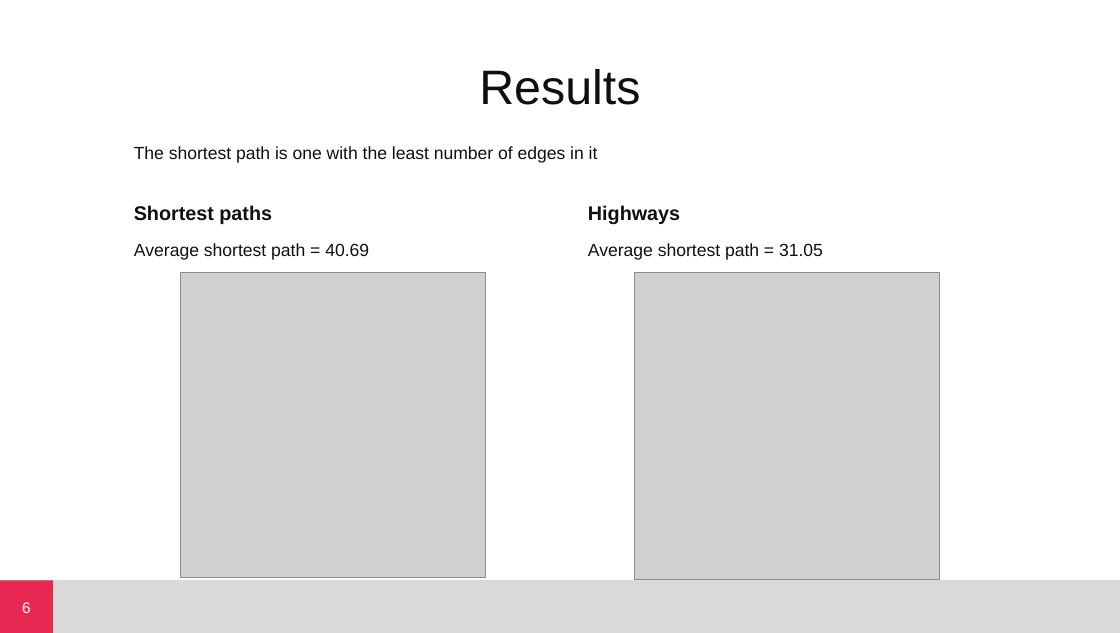
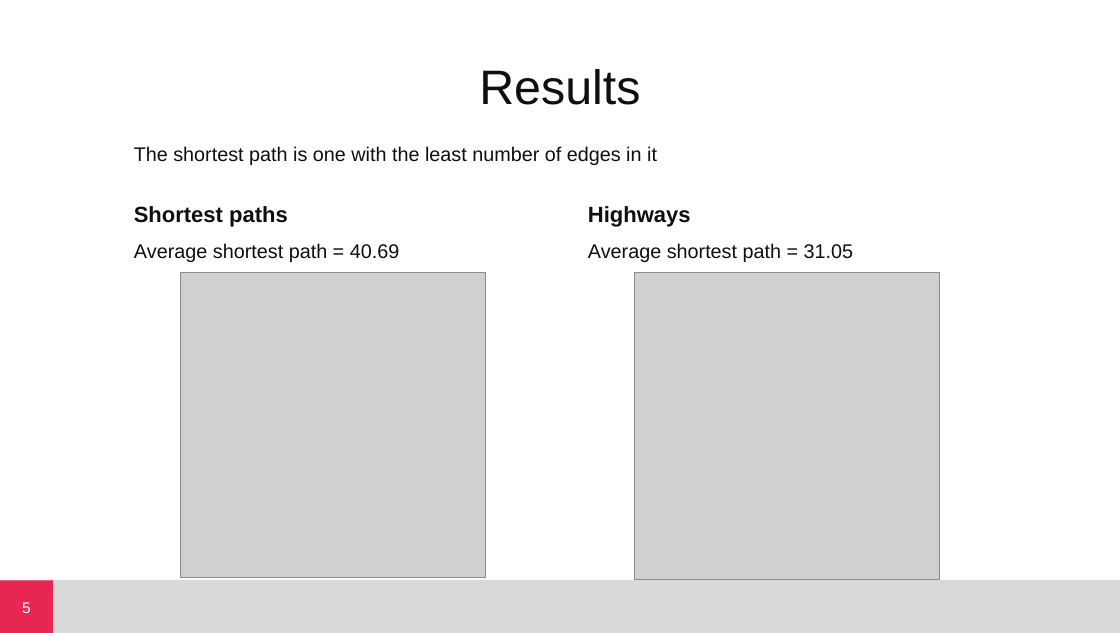
Before and after one commit to zlxxo/NetSci_Project, a slide deck: slide 5 of presentation.pptx (slide 6 before the commit). Drawn at 1120x633 pixels with LibreOffice and Linux fonts; fonts in the diff are those of the drawing; grey boxes stand for pictures; background and template pictures are left out. Boxes give left, top, right and bottom in pixels: in the first picture for what was removed or moved away, otherwise in the second. Text is boxed around its words. In the diff, an @@ line names an element or a change of style, - is before the commit and + after.

Commit message:
format presentation, extend methodology

```diff
--- a/presentation.pptx
+++ b/presentation.pptx
@@ text "Shortest paths" at (x1=134, y1=206, x2=288, y2=227): size 18 to 20 pt @@
@@ text "Highways" at (x1=588, y1=206, x2=691, y2=227): size 18 to 20 pt @@
@@ size 16 to 18 pt in 3 elements at (x1=134, y1=146, x2=657, y2=165), (x1=134, y1=243, x2=399, y2=262), (x1=588, y1=243, x2=853, y2=262) @@
@@ page number at (x1=22, y1=602, x2=31, y2=613): text changed @@
-6
+5
```
Also in this commit, not shown: 4 other slides changed, 1 slide removed.
